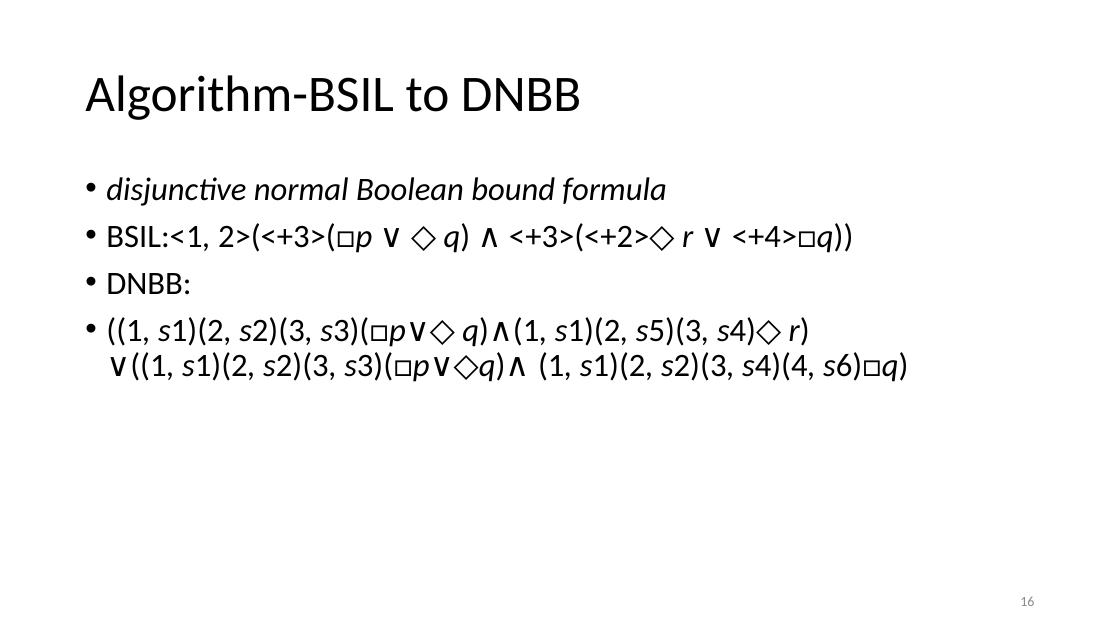
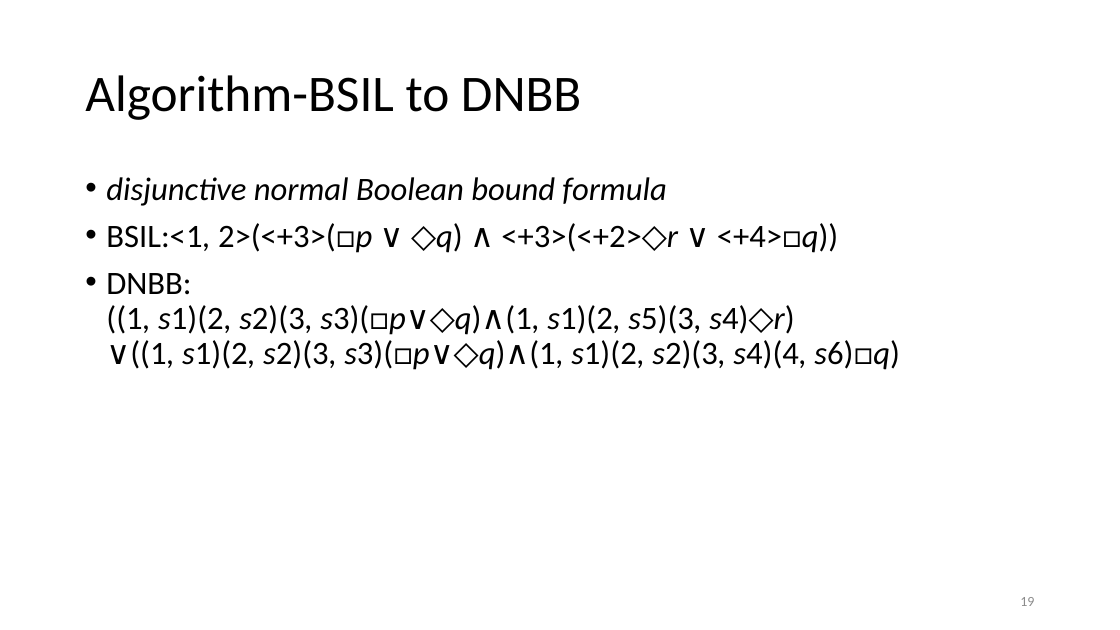
Before and after one commit to yyergg/graduate, a slide deck: slide 19 of def.pptx (slide 16 before the commit). Drawn at 1120x630 pixels with LibreOffice and Linux fonts; fonts in the diff are those of the drawing. Boxes give left, top, right and bottom in pixels: in the first picture for what was removed or moved away, otherwise in the second. Text is boxed around its words. In the diff, an @@ line names an element or a change of style, - is before the commit and + after.

```diff
--- a/def.pptx
+++ b/def.pptx
@@ text at <box>106,273,899,370</box>: text changed @@
-• DNBB:
-• ((1, s1)(2, s2)(3, s3)(□p∨◇q)∧(1, s1)(2, s5)(3, s4)◇r)
-  ∨((1, s1)(2, s2)(3, s3)(□p∨◇q)∧(1, s1)(2, s2)(3, s4)(4, s6)□q)
+• DNBB:
+  ((1, s1)(2, s2)(3, s3)(□p∨◇q)∧(1, s1)(2, s5)(3, s4)◇r)
+  ∨((1, s1)(2, s2)(3, s3)(□p∨◇q)∧(1, s1)(2, s2)(3, s4)(4, s6)□q)
@@ page number at <box>1020,597,1034,606</box>: text changed @@
-16
+19
```
Also in this commit, not shown: 19 other slides changed, 5 slides added, 26 other files.
